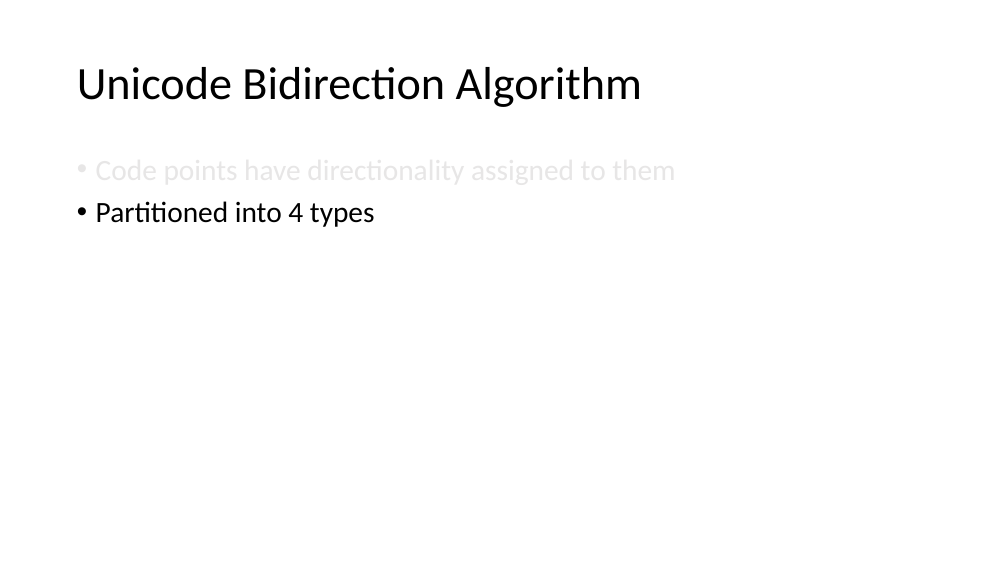
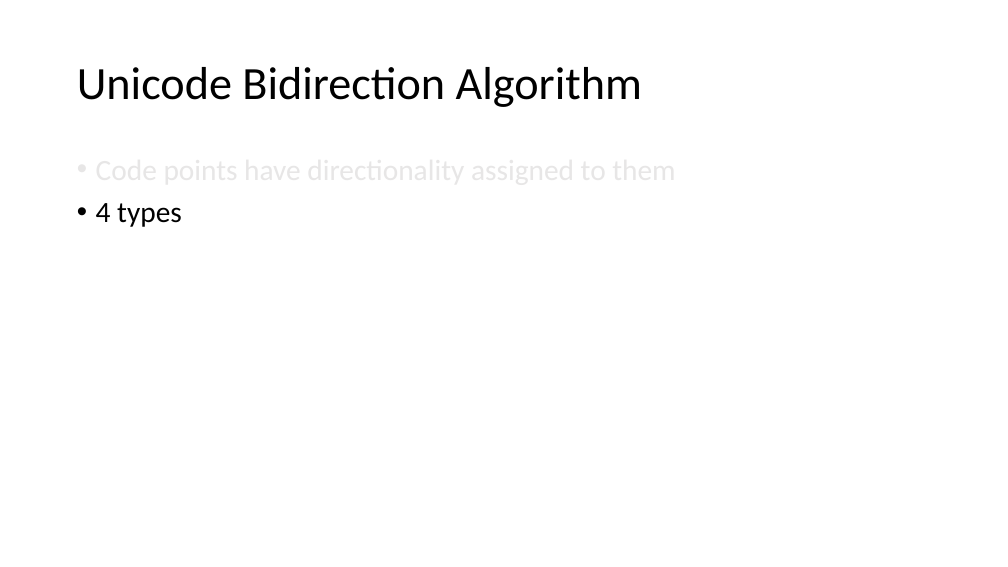
Before and after one commit to dsafa/rtl-demo, a slide deck: slide 4 of RTL.pptx. Drawn at 1008x567 pixels with LibreOffice and Linux fonts; fonts in the diff are those of the drawing. Boxes give left, top, right and bottom in pixels: in the first picture for what was removed or moved away, otherwise in the second. Text is boxed around its words. In the diff, an @@ line names an element or a change of style, - is before the commit and + after.

```diff
--- a/RTL.pptx
+++ b/RTL.pptx
@@ text at bbox=[96, 203, 182, 227]: text changed @@
-• Partitioned into 4 types
+• 4 types
```
Also in this commit, not shown: 3 other slides changed.
